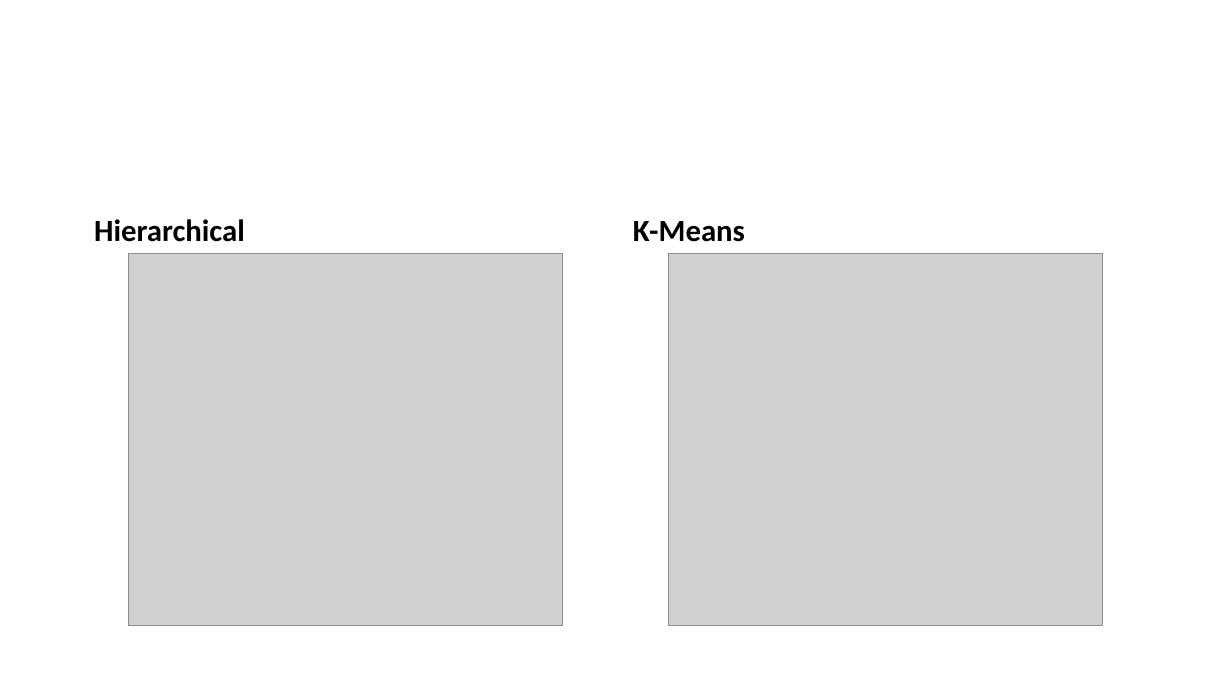
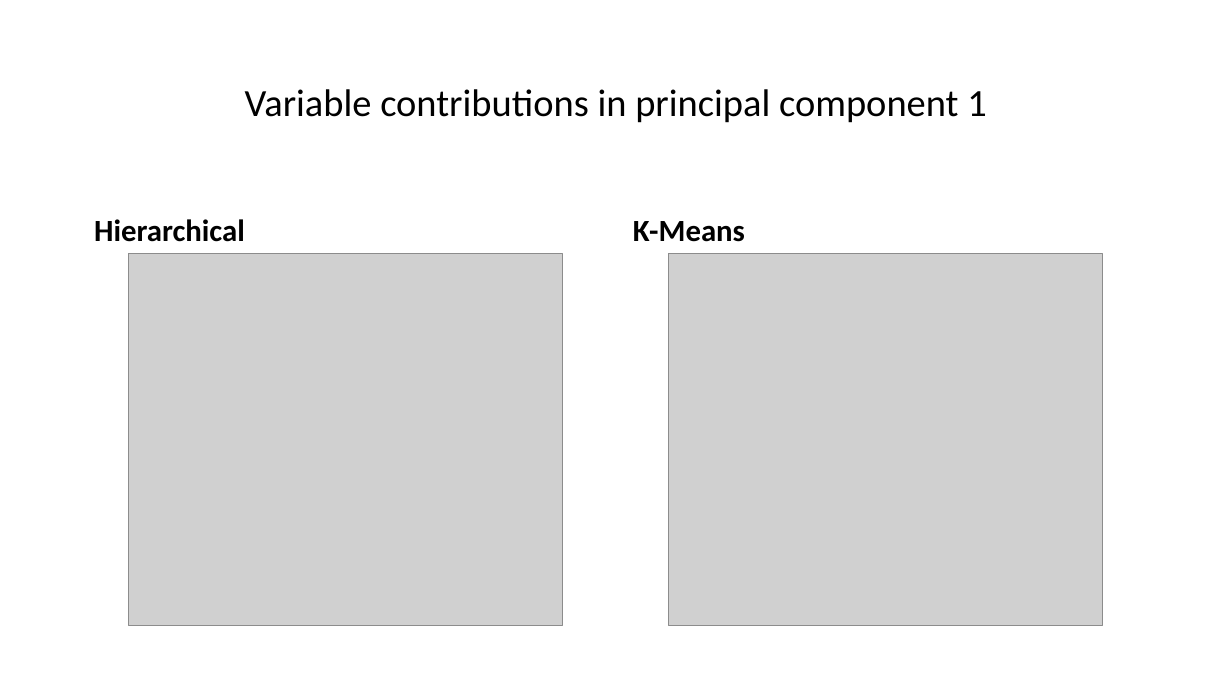
Before and after one commit to tliu-2/PROPPR, a slide deck: slide 10 of Presentation.pptx. Drawn at 1232x693 pixels with LibreOffice and Linux fonts; fonts in the diff are those of the drawing; grey boxes stand for pictures. Boxes give left, top, right and bottom in pixels: in the first picture for what was removed or moved away, otherwise in the second. Text is boxed around its words. In the diff, an @@ line names an element or a change of style, - is before the commit and + after.

```diff
--- a/Presentation.pptx
+++ b/Presentation.pptx
@@ title added at (245, 89, 986, 123), 30 pt, text #000000 @@
+Variable contributions in principal component 1
```
Also in this commit, not shown: 7 other slides changed, 2 slides added, 2 slides removed, 18 other files.
